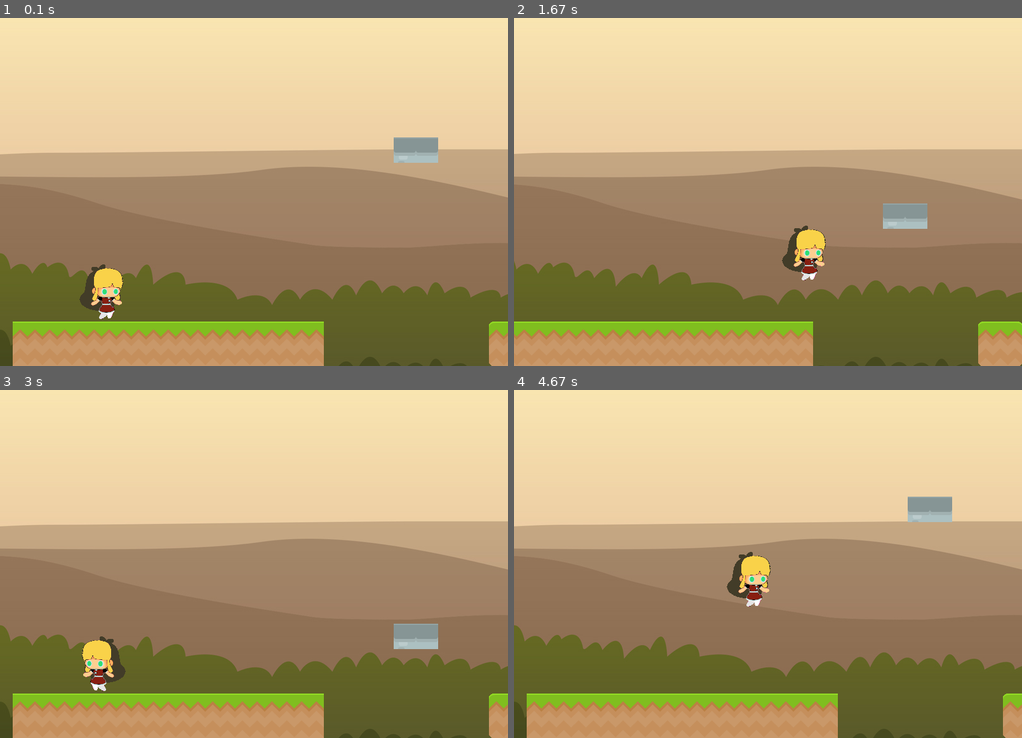
Above: before the commit, frames 1-4 (two rows, left to right).
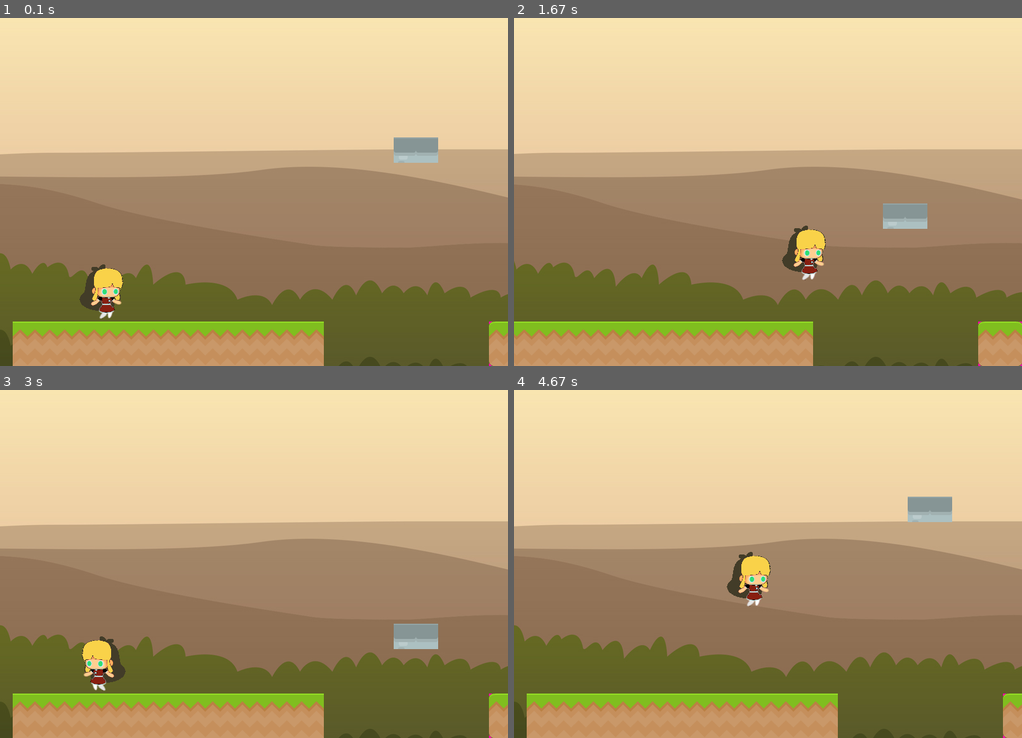
Above: after the commit, the same moments.

Repository: jacobhokanson/pyonsblaze
Game: pygame game, started from platformer_platform_scroller.py
Same seed, same stepped clock (60 frames per second), same inputs: the game is played once before the commit and once after it.
Inputs:
- Up to frame 1 (0.1 s): no input
- Up to frame 2 (1.67 s): hold Right 0.33-0.8 s; hold Up 0.83-1.13 s; tap Space at 0.9, 1.23, 1.53 s; hold Right 1.17-1.63 s
- Up to frame 3 (3 s): hold Left 1.67-2.2 s; tap Space at 1.73, 2.03, 2.3, 2.6, 2.73 s; hold Left 2.23-2.63 s; hold Up from 2.67 s (still down)
- Up to frame 4 (4.67 s): release Up at 3.03 s; hold Right 3.07-3.7 s; tap Space at 3.13, 3.43, 3.8, 4.1, 4.3, 4.6 s; hold Left 3.73-4.2 s; hold Right from 4.23 s (still down)

The runs differ from the first frame. In frame 1, less than 0.1% of the frame differs, in the area x 19-98%, y 71-100%; in frame 2, less than 0.1%, in the area x 56-100%, y 60-100%; in frame 3, less than 0.1%; in frame 4, less than 0.1%.

Commit message:
Use file transparency for sprites, Improve L/R frame collection for player sprite

Diff:
--- a/platformer_player.py
+++ b/platformer_player.py
@@ -39,108 +39,172 @@
         #Load all the right-facing images into a list
         image = sprite_sheet.get_image(0, 0, 83, 90)
         self.walking_frames_r.append(image)
+        image = pygame.transform.flip(image, True, False)
+        self.walking_frames_l.append(image)
+
         image = sprite_sheet.get_image(84, 0, 83, 90)
         self.walking_frames_r.append(image)
+        image = pygame.transform.flip(image, True, False)
+        self.walking_frames_l.append(image)
+
         image = sprite_sheet.get_image(167, 0, 83, 90)
         self.walking_frames_r.append(image)
+        image = pygame.transform.flip(image, True, False)
+        self.walking_frames_l.append(image)
+
         image = sprite_sheet.get_image(250, 0, 83, 90)
         self.walking_frames_r.append(image)
+        image = pygame.transform.flip(image, True, False)
+        self.walking_frames_l.append(image)
+
         image = sprite_sheet.get_image(0, 92, 83, 90)
         self.walking_frames_r.append(image)
+        image = pygame.transform.flip(image, True, False)
+        self.walking_frames_l.append(image)
+
         image = sprite_sheet.get_image(84, 92, 83, 90)
         self.walking_frames_r.append(image)
+        image = pygame.transform.flip(image, True, False)
+        self.walking_frames_l.append(image)
+
         image = sprite_sheet.get_image(167, 92, 83, 90)
         self.walking_frames_r.append(image)
+        image = pygame.transform.flip(image, True, False)
+        self.walking_frames_l.append(image)
+
         image = sprite_sheet.get_image(250, 92, 83, 90)
         self.walking_frames_r.append(image)
+        image = pygame.transform.flip(image, True, False)
+        self.walking_frames_l.append(image)
+
         image = sprite_sheet.get_image(0, 183, 83, 90)
         self.walking_frames_r.append(image)
+        image = pygame.transform.flip(image, True, False)
+        self.walking_frames_l.append(image)
+
         image = sprite_sheet.get_image(84, 183, 83, 90)
         self.walking_frames_r.append(image)
+        image = pygame.transform.flip(image, True, False)
+        self.walking_frames_l.append(image)
+
         image = sprite_sheet.get_image(167, 183, 83, 90)
         self.walking_frames_r.append(image)
+        image = pygame.transform.flip(image, True, False)
+        self.walking_frames_l.append(image)
+
         image = sprite_sheet.get_image(250, 183, 83, 90)
         self.walking_frames_r.append(image)
+        image = pygame.transform.flip(image, True, False)
+        self.walking_frames_l.append(image)
+
         image = sprite_sheet.get_image(0, 274, 83, 90)
         self.walking_frames_r.append(image)
+        image = pygame.transform.flip(image, True, False)
+        self.walking_frames_l.append(image)
+
         image = sprite_sheet.get_image(84, 274, 83, 90)
         self.walking_frames_r.append(image)
+        image = pygame.transform.flip(image, True, False)
+        self.walking_frames_l.append(image)
+
         image = sprite_sheet.get_image(167, 274, 83, 90)
         self.walking_frames_r.append(image)
+        image = pygame.transform.flip(image, True, False)
+        self.walking_frames_l.append(image)
+
         image = sprite_sheet.get_image(250, 274, 83, 90)
         self.walking_frames_r.append(image)
+        image = pygame.transform.flip(image, True, False)
+        self.walking_frames_l.append(image)
+
         image = sprite_sheet.get_image(0, 365, 83, 90)
         self.walking_frames_r.append(image)
+        image = pygame.transform.flip(image, True, False)
+        self.walking_frames_l.append(image)
+
         image = sprite_sheet.get_image(84, 365, 83, 90)
         self.walking_frames_r.append(image)
+        image = pygame.transform.flip(image, True, False)
+        self.walking_frames_l.append(image)
+
         image = sprite_sheet.get_image(167, 365, 83, 90)
         self.walking_frames_r.append(image)
+        image = pygame.transform.flip(image, True, False)
+        self.walking_frames_l.append(image)
+
         image = sprite_sheet.get_image(250, 365, 83, 90)
         self.walking_frames_r.append(image)
+        image = pygame.transform.flip(image, True, False)
+        self.walking_frames_l.append(image)
 
 
         #Load all the right-facing images, then flip them to make them face left
-        # Load all the right-facing images into a list
-        image = sprite_sheet.get_image(0, 0, 83, 90)
-        image = pygame.transform.flip(image, True, False)
-        self.walking_frames_l.append(image)
-        image = sprite_sheet.get_image(84, 0, 83, 90)
-        image = pygame.transform.flip(image, True, False)
-        self.walking_frames_l.append(image)
-        image = sprite_sheet.get_image(167, 0, 83, 90)
-        image = pygame.transform.flip(image, True, False)
-        self.walking_frames_l.append(image)
-        image = sprite_sheet.get_image(250, 0, 83, 90)
-        image = pygame.transform.flip(image, True, False)
-        self.walking_frames_l.append(image)
-        image = sprite_sheet.get_image(0, 92, 83, 90)
-        image = pygame.transform.flip(image, True, False)
-        self.walking_frames_l.append(image)
-        image = sprite_sheet.get_image(84, 92, 83, 90)
-        image = pygame.transform.flip(image, True, False)
-        self.walking_frames_l.append(image)
-        image = sprite_sheet.get_image(167, 92, 83, 90)
-        image = pygame.transform.flip(image, True, False)
-        self.walking_frames_l.append(image)
-        image = sprite_sheet.get_image(250, 92, 83, 90)
-        image = pygame.transform.flip(image, True, False)
-        self.walking_frames_l.append(image)
-        image = sprite_sheet.get_image(0, 183, 83, 90)
-        image = pygame.transform.flip(image, True, False)
-        self.walking_frames_l.append(image)
-        image = sprite_sheet.get_image(84, 183, 83, 90)
-        image = pygame.transform.flip(image, True, False)
-        self.walking_frames_l.append(image)
-        image = sprite_sheet.get_image(167, 183, 83, 90)
-        image = pygame.transform.flip(image, True, False)
-        self.walking_frames_l.append(image)
-        image = sprite_sheet.get_image(250, 183, 83, 90)
-        image = pygame.transform.flip(image, True, False)
-        self.walking_frames_l.append(image)
-        image = sprite_sheet.get_image(0, 274, 83, 90)
-        image = pygame.transform.flip(image, True, False)
-        self.walking_frames_l.append(image)
-        image = sprite_sheet.get_image(84, 274, 83, 90)
-        image = pygame.transform.flip(image, True, False)
-        self.walking_frames_l.append(image)
-        image = sprite_sheet.get_image(167, 274, 83, 90)
-        image = pygame.transform.flip(image, True, False)
-        self.walking_frames_l.append(image)
-        image = sprite_sheet.get_image(250, 274, 83, 90)
-        image = pygame.transform.flip(image, True, False)
-        self.walking_frames_l.append(image)
-        image = sprite_sheet.get_image(0, 365, 83, 90)
-        image = pygame.transform.flip(image, True, False)
-        self.walking_frames_l.append(image)
-        image = sprite_sheet.get_image(84, 365, 83, 90)
-        image = pygame.transform.flip(image, True, False)
-        self.walking_frames_l.append(image)
-        image = sprite_sheet.get_image(167, 365, 83, 90)
-        image = pygame.transform.flip(image, True, False)
-        self.walking_frames_l.append(image)
-        image = sprite_sheet.get_image(250, 365, 83, 90)
-        image = pygame.transform.flip(image, True, False)
-        self.walking_frames_l.append(image)
+        # # Load all the right-facing images into a list
+        # image = sprite_sheet.get_image(0, 0, 83, 90)
+        # image = pygame.transform.flip(image, True, False)
+        # self.walking_frames_l.append(image)
+        #
+        # image = sprite_sheet.get_image(84, 0, 83, 90)
+        # image = pygame.transform.flip(image, True, False)
+        # self.walking_frames_l.append(image)
+        #
+        # image = sprite_sheet.get_image(167, 0, 83, 90)
+        # image = pygame.transform.flip(image, True, False)
+        # self.walking_frames_l.append(image)
+        #
+        # image = sprite_sheet.get_image(250, 0, 83, 90)
+        # image = pygame.transform.flip(image, True, False)
+        # self.walking_frames_l.append(image)
+        #
+        # image = sprite_sheet.get_image(0, 92, 83, 90)
+        # image = pygame.transform.flip(image, True, False)
+        # self.walking_frames_l.append(image)
+        #
+        # image = sprite_sheet.get_image(84, 92, 83, 90)
+        # image = pygame.transform.flip(image, True, False)
+        # self.walking_frames_l.append(image)
+        # image = sprite_sheet.get_image(167, 92, 83, 90)
+        # image = pygame.transform.flip(image, True, False)
+        # self.walking_frames_l.append(image)
+        # image = sprite_sheet.get_image(250, 92, 83, 90)
+        # image = pygame.transform.flip(image, True, False)
+        # self.walking_frames_l.append(image)
+        # image = sprite_sheet.get_image(0, 183, 83, 90)
+        # image = pygame.transform.flip(image, True, False)
+        # self.walking_frames_l.append(image)
+        # image = sprite_sheet.get_image(84, 183, 83, 90)
+        # image = pygame.transform.flip(image, True, False)
+        # self.walking_frames_l.append(image)
+        # image = sprite_sheet.get_image(167, 183, 83, 90)
+        # image = pygame.transform.flip(image, True, False)
+        # self.walking_frames_l.append(image)
+        # image = sprite_sheet.get_image(250, 183, 83, 90)
+        # image = pygame.transform.flip(image, True, False)
+        # self.walking_frames_l.append(image)
+        # image = sprite_sheet.get_image(0, 274, 83, 90)
+        # image = pygame.transform.flip(image, True, False)
+        # self.walking_frames_l.append(image)
+        # image = sprite_sheet.get_image(84, 274, 83, 90)
+        # image = pygame.transform.flip(image, True, False)
+        # self.walking_frames_l.append(image)
+        # image = sprite_sheet.get_image(167, 274, 83, 90)
+        # image = pygame.transform.flip(image, True, False)
+        # self.walking_frames_l.append(image)
+        # image = sprite_sheet.get_image(250, 274, 83, 90)
+        # image = pygame.transform.flip(image, True, False)
+        # self.walking_frames_l.append(image)
+        # image = sprite_sheet.get_image(0, 365, 83, 90)
+        # image = pygame.transform.flip(image, True, False)
+        # self.walking_frames_l.append(image)
+        # image = sprite_sheet.get_image(84, 365, 83, 90)
+        # image = pygame.transform.flip(image, True, False)
+        # self.walking_frames_l.append(image)
+        # image = sprite_sheet.get_image(167, 365, 83, 90)
+        # image = pygame.transform.flip(image, True, False)
+        # self.walking_frames_l.append(image)
+        # image = sprite_sheet.get_image(250, 365, 83, 90)
+        # image = pygame.transform.flip(image, True, False)
+        # self.walking_frames_l.append(image)
 
 
         #Set the image the player starts with
--- a/platformer_spritesheet_functions.py
+++ b/platformer_spritesheet_functions.py
@@ -9,16 +9,16 @@
     def __init__(self, filename):
         #constructor. Pass in the filename of the spritesheet
         #load the spritesheet
-        self.sprite_sheet = pygame.image.load(filename).convert()
+        self.sprite_sheet = pygame.image.load(filename).convert_alpha()
 
     def get_image(self, x, y, width, height): #pass in origin x, y of sprite, as well as width and height
         #create new blank image
-        image = pygame.Surface([width, height]).convert()
+        image = pygame.Surface([width, height], pygame.SRCALPHA).convert_alpha()
 
         #copy the sprite from the large sheet onto the smaller image
         image.blit(self.sprite_sheet, (0, 0), (x, y, width, height))
 
         #assuming black works as the transparent color
-        image.set_colorkey(constants.PINK_KEY)
+        # image.set_colorkey(constants.PINK_KEY)
 
         return image
Binary file changed: game_images/girlwalksprite.png
